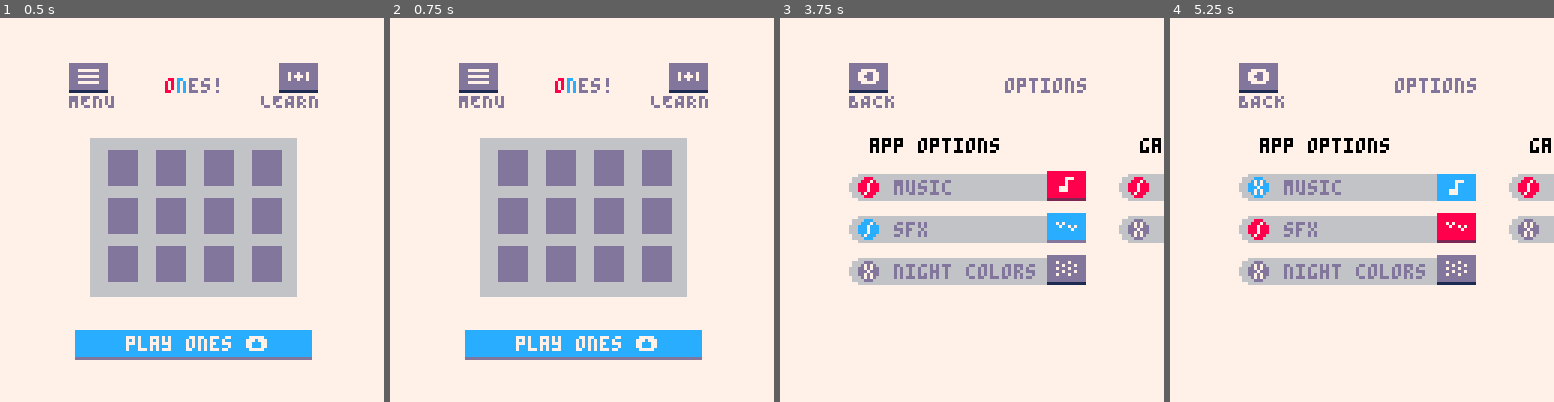
Above: before the commit, frames 1-4 (left to right).
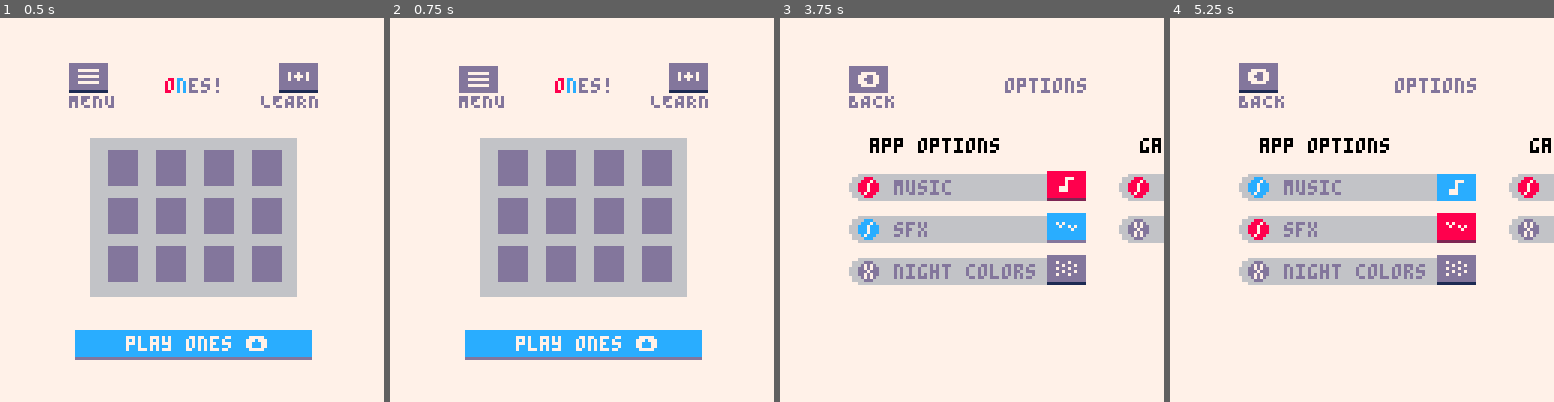
Above: after the commit, the same moments.

Repository: qualiaa/ones
Game: PICO-8 cartridge ones.p8
The game is run twice, just before and just after one commit, with the same random seed, the same clock (stepped at 60 frames per second) and the same inputs.
Inputs:
- Up to frame 1 (0.5 s): tap X (X key) at 0.33 s
- Up to frame 2 (0.75 s): tap O (Z key) at 0.7 s
- Up to frame 3 (3.75 s): tap X (X key) at 1.07, 1.85, 2.97 s; hold Right 1.6-2.1 s; tap O (Z key) every 0.4 s from 1.7 to 3.7 s; hold Up 2.15-2.42 s; hold Right 2.47-3.03 s; hold Left 3.08-3.58 s; hold Down from 3.63 s (still down)
- Up to frame 4 (5.25 s): release Down at 3.97 s; hold Right 4.02-4.68 s; tap X (X key) at 4.08, 5.2 s; tap O (Z key) at 4.1, 4.5, 4.9 s; hold Up 4.73-5.03 s; hold Left from 5.08 s (still down)

Frame 1 is identical in both runs. In frame 2, 0.4% of the frame differs, in the area x 17-29%, y 11-20%; in frame 3, 0.3%; in frame 4, less than 0.1%.

Commit message:
Redraw on any button press for simplicity

Diff:
--- a/ones.p8
+++ b/ones.p8
@@ -321,19 +321,18 @@
 end
 
 function play.update()
-  local valid_moves = keys(state.moves)
-  if #valid_moves == 0 then
-    game_over.init()
-    return
-  end
-
-  for move in all(valid_moves) do
-    if btnp(move)
-      and (not play.move
-           or move != play.move.btn)
+ local valid_moves = keys(state.moves)
+ if #valid_moves == 0 then
+   game_over.init()
+   return
+ end
+
+ for move in all(valid_moves) do
+  if btnp(move)
+     and (not play.move
+          or move != play.move.btn)
   then
    play.move = {btn=move, t=t()}
-   play.drawn = false
    break
 
   elseif play.move
@@ -343,7 +342,6 @@
     state =
       next_state(move,state)
     play.move = nil
-    play.drawn = false
     slidesfx()
     save_game()
     break
@@ -403,12 +401,21 @@
  draw_ui_grid({{text="careful!\nyou will lose\nall progress on\nyour current board"}}, 0, true, 0)
 end
 
+btn_state = {}
 function _update()
  if btn(0) and btn(1) and btn(2) and btn(3) then
   for i=0,63 do
    dset(i,0)
   end
  end
+
+ for i=0,5 do
+  if btn_state[i] != btn(i) then
+   mode.drawn=false
+   btn_state[i] = btn(i)
+  end
+ end
+
  mode.update()
 end
 
@@ -1708,10 +1715,8 @@
    shift_panel(1)
   elseif btnp(2) then
    shift_selection(cur_ui,-1)
-   clsdraw(menu)
   elseif btnp(3) then
    shift_selection(cur_ui,1)
-   clsdraw(menu)
   elseif btnp(4) then
    if menu.prior==game_over then
     transition.init(play, menu, 0, -1)
@@ -1720,7 +1725,6 @@
    end
   elseif btnp(5) then
     press_button(cur_ui)
-    clsdraw(menu)
   end
  end
 end
